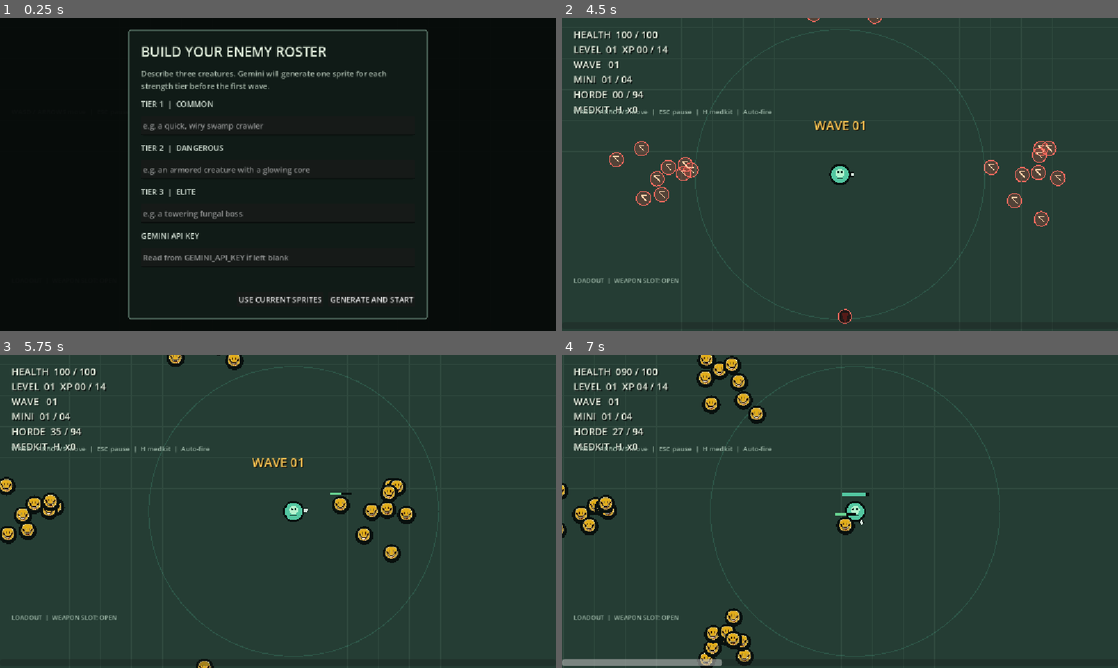
Above: before the commit, frames 1-4 (two rows, left to right).
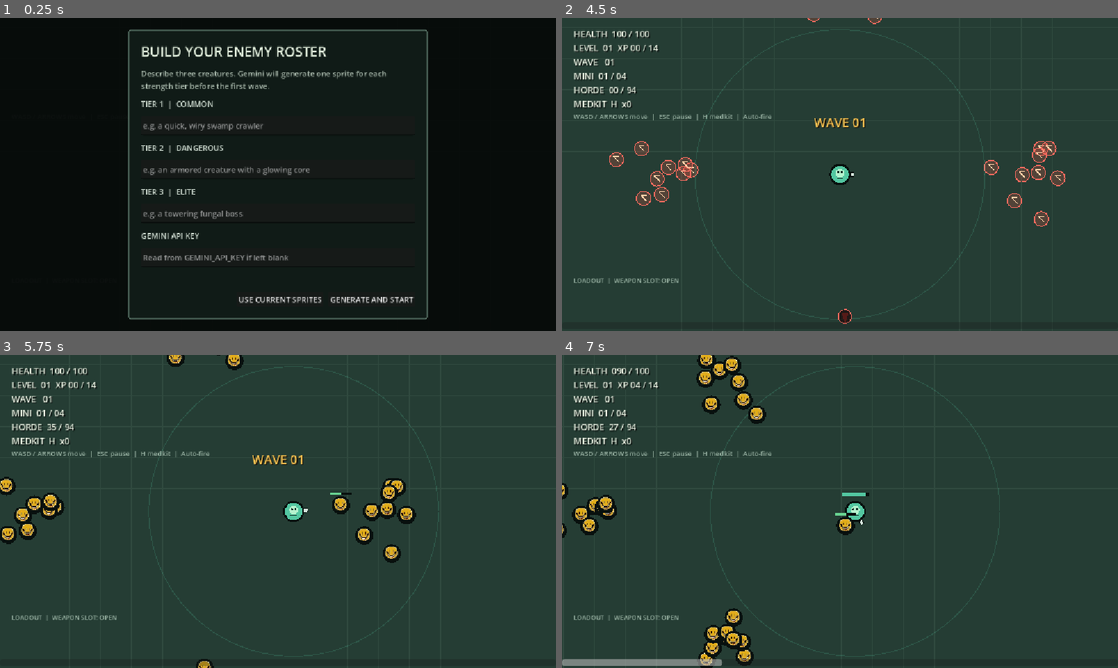
Above: after the commit, the same moments.

Repository: aaaaronn/Tiger-Games
Game: Godot game, scene res://Scenes/main_scene.tscn
Same seed, same stepped clock (60 frames per second), same inputs: the game is played once before the commit and once after it.
Inputs (mouse positions are in pixels of both pictures, inside the frame that each line leads up to):
- Up to frame 1 (0.25 s): no input
- Up to frame 2 (4.5 s): click (840, 124) at 0.52 s; type "12" at 0.6 s; click (840, 168) at 0.75 s; type "12" at 0.83 s; click (840, 212) at 0.98 s; type "12" at 1.07 s; click (840, 259) at 1.27 s; type "12" at 1.35 s; click "GENERATE AND START" at 2 s; click "GENERATE AND START" at 2.75 s; click "GENERATE AND START" at 3.5 s; click "USE CURRENT SPRITES" at 4.25 s
- Up to frame 3 (5.75 s): tap Enter at 5 s; move the mouse to (400, 495) at 5.02 s; hold D (move_right) from 5.03 s (still down); tap H (use_medkit) at 5.1 s; click (400, 495) at 5.17 s
- Up to frame 4 (7 s): release D (move_right) at 5.75 s; drag from (728, 527) to (856, 511) at 5.77 s; move the mouse to (895, 442) at 6.52 s; hold D (move_right) from 6.53 s (still down); tap H (use_medkit) at 6.6 s; click (895, 442) at 6.67 s

The runs differ from the first frame. In frame 2, 2.1% of the frame differs, in the area x 2-55%, y 4-36%; in frame 3, 2.1%; in frame 4, 1.9%.

Commit message:
hey its me, its verity

Diff:
--- a/Scenes/main_scene.tscn
+++ b/Scenes/main_scene.tscn
@@ -2,11 +2,12 @@
 
 [ext_resource type="Script" uid="uid://7ox5phpnnrf6" path="res://Scripts/game.gd" id="1_game"]
 [ext_resource type="Script" uid="uid://ck483hmhfffuw" path="res://Scripts/player_movement.gd" id="2_player"]
-[ext_resource type="Script" path="res://Scripts/card_icon.gd" id="3_card_icon"]
-[ext_resource type="Script" path="res://Scripts/spawn_indicators.gd" id="4_spawn_indicators"]
-[ext_resource type="Script" path="res://Scripts/pause_menu.gd" id="5_pause_menu"]
-[ext_resource type="Script" path="res://Scripts/enemies/enemy_setup_panel.gd" id="6_enemy_setup"]
-[ext_resource type="Script" path="res://Scripts/enemies/gemini_sprite_generator.gd" id="7_sprite_generator"]
+[ext_resource type="Script" uid="uid://wool3dcdi8mv" path="res://Scripts/card_icon.gd" id="3_card_icon"]
+[ext_resource type="Script" uid="uid://jrxogejojg4f" path="res://Scripts/spawn_indicators.gd" id="4_spawn_indicators"]
+[ext_resource type="Script" uid="uid://dv863vusi0wk4" path="res://Scripts/pause_menu.gd" id="5_pause_menu"]
+[ext_resource type="Script" uid="uid://b06und3eogrld" path="res://Scripts/enemies/enemy_setup_panel.gd" id="6_enemy_setup"]
+[ext_resource type="Script" uid="uid://b66j3snulanme" path="res://Scripts/enemies/gemini_sprite_generator.gd" id="7_sprite_generator"]
+[ext_resource type="AudioStream" uid="uid://dn86qfpqjjaly" path="res://Assets/[KARAOKE] It's me, It's Verity - Horror Skunx (official song).mp3" id="8_huasi"]
 
 [sub_resource type="CircleShape2D" id="PlayerShape"]
 radius = 18.0
@@ -18,18 +19,15 @@
 script = ExtResource("1_game")
 
 [node name="Player" type="CharacterBody2D" parent="." unique_id=1745491317]
-position = Vector2(0, 0)
 script = ExtResource("2_player")
 
 [node name="CollisionShape2D" type="CollisionShape2D" parent="Player" unique_id=1092325068]
 shape = SubResource("PlayerShape")
 
-[node name="TargetingArea" type="Area2D" parent="Player"]
+[node name="TargetingArea" type="Area2D" parent="Player" unique_id=890342147]
 collision_layer = 0
-collision_mask = 1
-monitoring = true
-
-[node name="CollisionShape2D" type="CollisionShape2D" parent="Player/TargetingArea"]
+
+[node name="CollisionShape2D" type="CollisionShape2D" parent="Player/TargetingArea" unique_id=337229395]
 shape = SubResource("TargetingShape")
 
 [node name="Camera2D" type="Camera2D" parent="Player" unique_id=1595630863]
@@ -38,7 +36,7 @@
 
 [node name="Interface" type="CanvasLayer" parent="." unique_id=291762001]
 
-[node name="SpawnIndicators" type="Control" parent="Interface"]
+[node name="SpawnIndicators" type="Control" parent="Interface" unique_id=1398576007]
 layout_mode = 3
 anchors_preset = 15
 anchor_right = 1.0
@@ -51,18 +49,23 @@
 [node name="Stats" type="Label" parent="Interface" unique_id=202403630]
 offset_left = 24.0
 offset_top = 20.0
+offset_right = 380.0
+offset_bottom = 174.0
 theme_override_colors/font_color = Color(0.93, 0.96, 0.9, 1)
 theme_override_colors/font_shadow_color = Color(0.04, 0.07, 0.06, 0.8)
 theme_override_constants/shadow_offset_x = 2
 theme_override_constants/shadow_offset_y = 2
-theme_override_font_sizes/font_size = 20
+theme_override_font_sizes/font_size = 18
 
 [node name="Hint" type="Label" parent="Interface" unique_id=675743053]
 offset_left = 24.0
-offset_top = 184.0
+offset_top = 194.0
+offset_right = 440.0
+offset_bottom = 234.0
 theme_override_colors/font_color = Color(0.62, 0.72, 0.66, 1)
 theme_override_font_sizes/font_size = 14
 text = "WASD / ARROWS move  |  ESC pause  |  H medkit  |  Auto-fire"
+autowrap_mode = 3
 
 [node name="WaveBanner" type="Label" parent="Interface" unique_id=1137477351]
 anchors_preset = 8
@@ -70,10 +73,10 @@
 anchor_top = 0.5
 anchor_right = 0.5
 anchor_bottom = 0.5
-offset_left = -160.0
-offset_top = -120.0
-offset_right = 160.0
-offset_bottom = -80.0
+offset_left = -300.0
+offset_top = -126.0
+offset_right = 300.0
+offset_bottom = -78.0
 theme_override_colors/font_color = Color(0.98, 0.77, 0.32, 1)
 theme_override_colors/font_shadow_color = Color(0.08, 0.06, 0.03, 0.9)
 theme_override_constants/shadow_offset_x = 2
@@ -81,35 +84,31 @@
 theme_override_font_sizes/font_size = 26
 horizontal_alignment = 1
 
-[node name="OwnedItems" type="GridContainer" parent="Interface"]
-anchors_preset = 0
-anchor_left = 0.0
+[node name="OwnedItems" type="GridContainer" parent="Interface" unique_id=844591662]
+anchors_preset = 2
 anchor_top = 1.0
-anchor_right = 0.0
 anchor_bottom = 1.0
 offset_left = 24.0
+offset_top = -92.0
 offset_right = 520.0
-offset_top = -92.0
 offset_bottom = -30.0
-columns = 6
 theme_override_constants/h_separation = 8
 theme_override_constants/v_separation = 6
-
-[node name="OwnedLabel" type="Label" parent="Interface"]
-anchors_preset = 0
-anchor_left = 0.0
+columns = 6
+
+[node name="OwnedLabel" type="Label" parent="Interface" unique_id=1463485159]
+anchors_preset = 2
 anchor_top = 1.0
-anchor_right = 0.0
 anchor_bottom = 1.0
 offset_left = 24.0
+offset_top = -114.0
 offset_right = 520.0
-offset_top = -114.0
 offset_bottom = -94.0
 theme_override_colors/font_color = Color(0.62, 0.72, 0.66, 1)
 theme_override_font_sizes/font_size = 13
 text = "LOADOUT  |  WEAPON SLOT: OPEN"
 
-[node name="XpBar" type="ProgressBar" parent="Interface"]
+[node name="XpBar" type="ProgressBar" parent="Interface" unique_id=163418043]
 anchors_preset = 12
 anchor_top = 1.0
 anchor_right = 1.0
@@ -134,7 +133,7 @@
 theme_override_font_sizes/font_size = 30
 text = "CLICK TO RESTART"
 
-[node name="ShopPanel" type="Panel" parent="Interface"]
+[node name="ShopPanel" type="Panel" parent="Interface" unique_id=1608448935]
 anchors_preset = 8
 anchor_left = 0.5
 anchor_top = 0.5
@@ -145,18 +144,160 @@
 offset_right = 540.0
 offset_bottom = 220.0
 
-[node name="PauseOverlay" type="Control" parent="Interface"]
+[node name="ShopTitle" type="Label" parent="Interface/ShopPanel" unique_id=331261244]
+layout_mode = 0
+offset_left = 30.0
+offset_top = 24.0
+offset_right = 590.0
+offset_bottom = 66.0
+theme_override_font_sizes/font_size = 30
+text = "BATTLE BREAK  |  CHOOSE YOUR BUILD"
+horizontal_alignment = 1
+
+[node name="ShopStatus" type="Label" parent="Interface/ShopPanel" unique_id=1279900753]
+layout_mode = 0
+offset_left = 30.0
+offset_top = 68.0
+offset_right = 1090.0
+offset_bottom = 94.0
+theme_override_colors/font_color = Color(0.55, 0.75, 0.66, 1)
+theme_override_font_sizes/font_size = 16
+text = "Choose one card. Purchased cards lock until the next battle."
+horizontal_alignment = 1
+
+[node name="DamageButton" type="Button" parent="Interface/ShopPanel" unique_id=1632297974]
+layout_mode = 0
+offset_left = 35.0
+offset_top = 110.0
+offset_right = 350.0
+offset_bottom = 300.0
+theme_override_font_sizes/font_size = 16
+
+[node name="CardIcon" type="Control" parent="Interface/ShopPanel/DamageButton" unique_id=1426308105]
+anchors_preset = 0
+offset_left = 18.0
+offset_top = 64.0
+offset_right = 86.0
+offset_bottom = 132.0
+mouse_filter = 2
+script = ExtResource("3_card_icon")
+item_kind = "damage"
+
+[node name="CardText" type="Label" parent="Interface/ShopPanel/DamageButton" unique_id=1339714227]
+layout_mode = 0
+offset_left = 98.0
+offset_top = 18.0
+offset_right = 300.0
+offset_bottom = 122.0
+theme_override_colors/font_color = Color(0.93, 0.96, 0.9, 1)
+theme_override_font_sizes/font_size = 14
+vertical_alignment = 1
+autowrap_mode = 3
+
+[node name="CardCost" type="Label" parent="Interface/ShopPanel/DamageButton" unique_id=475790734]
+layout_mode = 0
+offset_left = 98.0
+offset_top = 134.0
+offset_right = 300.0
+offset_bottom = 176.0
+theme_override_colors/font_color = Color(0.98, 0.77, 0.32, 1)
+theme_override_font_sizes/font_size = 16
+horizontal_alignment = 1
+vertical_alignment = 1
+
+[node name="FireRateButton" type="Button" parent="Interface/ShopPanel" unique_id=324017939]
+layout_mode = 0
+offset_left = 370.0
+offset_top = 110.0
+offset_right = 685.0
+offset_bottom = 300.0
+theme_override_font_sizes/font_size = 16
+
+[node name="CardIcon" type="Control" parent="Interface/ShopPanel/FireRateButton" unique_id=227501130]
+anchors_preset = 0
+offset_left = 18.0
+offset_top = 64.0
+offset_right = 86.0
+offset_bottom = 132.0
+mouse_filter = 2
+script = ExtResource("3_card_icon")
+item_kind = "rapid"
+
+[node name="CardText" type="Label" parent="Interface/ShopPanel/FireRateButton" unique_id=1649032322]
+layout_mode = 0
+offset_left = 98.0
+offset_top = 18.0
+offset_right = 300.0
+offset_bottom = 122.0
+theme_override_colors/font_color = Color(0.93, 0.96, 0.9, 1)
+theme_override_font_sizes/font_size = 14
+vertical_alignment = 1
+autowrap_mode = 3
+
+[node name="CardCost" type="Label" parent="Interface/ShopPanel/FireRateButton" unique_id=834489682]
+layout_mode = 0
+offset_left = 98.0
+offset_top = 134.0
+offset_right = 300.0
+offset_bottom = 176.0
+theme_override_colors/font_color = Color(0.98, 0.77, 0.32, 1)
+theme_override_font_sizes/font_size = 16
+horizontal_alignment = 1
+vertical_alignment = 1
+
+[node name="SpeedButton" type="Button" parent="Interface/ShopPanel" unique_id=165963389]
+layout_mode = 0
+offset_left = 705.0
+offset_top = 110.0
+offset_right = 1020.0
+offset_bottom = 300.0
+theme_override_font_sizes/font_size = 16
+
+[node name="CardIcon" type="Control" parent="Interface/ShopPanel/SpeedButton" unique_id=1160058263]
+anchors_preset = 0
+offset_left = 18.0
+offset_top = 64.0
+offset_right = 86.0
+offset_bottom = 132.0
+mouse_filter = 2
+script = ExtResource("3_card_icon")
+item_kind = "speed"
+
+[node name="CardText" type="Label" parent="Interface/ShopPanel/SpeedButton" unique_id=1793524082]
+layout_mode = 0
+offset_left = 98.0
+offset_top = 18.0
+offset_right = 300.0
+offset_bottom = 122.0
+theme_override_colors/font_color = Color(0.93, 0.96, 0.9, 1)
+theme_override_font_sizes/font_size = 14
+vertical_alignment = 1
+autowrap_mode = 3
+
+[node name="CardCost" type="Label" parent="Interface/ShopPanel/SpeedButton" unique_id=1621068988]
+layout_mode = 0
+offset_left = 98.0
+offset_top = 134.0
+offset_right = 300.0
+offset_bottom = 176.0
+theme_override_colors/font_color = Color(0.98, 0.77, 0.32, 1)
+theme_override_font_sizes/font_size = 16
+horizontal_alignment = 1
+vertical_alignment = 1
+
+[node name="PauseOverlay" type="Control" parent="Interface" unique_id=1974687425]
+process_mode = 3
 visible = false
+layout_mode = 3
 anchors_preset = 15
 anchor_right = 1.0
 anchor_bottom = 1.0
 grow_horizontal = 2
 grow_vertical = 2
-process_mode = 3
 script = ExtResource("5_pause_menu")
 
-[node name="Dimmer" type="ColorRect" parent="Interface/PauseOverlay"]
-anchors_preset = 15
+[node name="Dimmer" type="ColorRect" parent="Interface/PauseOverlay" unique_id=953257628]
+layout_mode = 0
 anchor_right = 1.0
 anchor_bottom = 1.0
 grow_horizontal = 2
@@ -164,8 +305,8 @@
 mouse_filter = 2
 color = Color(0.02, 0.04, 0.04, 0.72)
 
-[node name="Panel" type="Panel" parent="Interface/PauseOverlay"]
-anchors_preset = 8
+[node name="Panel" type="Panel" parent="Interface/PauseOverlay" unique_id=1022863885]
+layout_mode = 0
 anchor_left = 0.5
 anchor_top = 0.5
 anchor_right = 0.5
@@ -175,7 +316,8 @@
 offset_right = 190.0
 offset_bottom = 110.0
 
-[node name="Title" type="Label" parent="Interface/PauseOverlay/Panel"]
+[node name="Title" type="Label" parent="Interface/PauseOverlay/Panel" unique_id=1291767489]
+layout_mode = 0
 offset_left = 30.0
 offset_top = 26.0
 offset_right = 350.0
@@ -185,7 +327,8 @@
 horizontal_alignment = 1
 vertical_alignment = 1
 
-[node name="Hint" type="Label" parent="Interface/PauseOverlay/Panel"]
+[node name="Hint" type="Label" parent="Interface/PauseOverlay/Panel" unique_id=538510391]
+layout_mode = 0
 offset_left = 30.0
 offset_top = 78.0
 offset_right = 350.0
@@ -194,7 +337,8 @@
 text = "Press ESC or select Resume"
 horizontal_alignment = 1
 
-[node name="ResumeButton" type="Button" parent="Interface/PauseOverlay/Panel"]
+[node name="ResumeButton" type="Button" parent="Interface/PauseOverlay/Panel" unique_id=1116935797]
+layout_mode = 0
 offset_left = 100.0
 offset_top = 132.0
 offset_right = 280.0
@@ -202,145 +346,7 @@
 theme_override_font_sizes/font_size = 20
 text = "RESUME"
 
-[node name="ShopTitle" type="Label" parent="Interface/ShopPanel"]
-offset_left = 30.0
-offset_top = 24.0
-offset_right = 590.0
-offset_bottom = 66.0
-theme_override_font_sizes/font_size = 30
-text = "BATTLE BREAK  |  CHOOSE YOUR BUILD"
-horizontal_alignment = 1
-
-[node name="ShopStatus" type="Label" parent="Interface/ShopPanel"]
-offset_left = 30.0
-offset_top = 68.0
-offset_right = 1090.0
-offset_bottom = 94.0
-theme_override_colors/font_color = Color(0.55, 0.75, 0.66, 1)
-theme_override_font_sizes/font_size = 16
-text = "Choose one card. Purchased cards lock until the next battle."
-horizontal_alignment = 1
-
-[node name="DamageButton" type="Button" parent="Interface/ShopPanel"]
-offset_left = 35.0
-offset_top = 110.0
-offset_right = 350.0
-offset_bottom = 300.0
-theme_override_font_sizes/font_size = 16
-text = ""
-
-[node name="CardIcon" type="Control" parent="Interface/ShopPanel/DamageButton"]
-layout_mode = 0
-offset_left = 18.0
-offset_top = 64.0
-offset_right = 86.0
-offset_bottom = 132.0
-mouse_filter = 2
-script = ExtResource("3_card_icon")
-item_kind = "damage"
-
-[node name="CardText" type="Label" parent="Interface/ShopPanel/DamageButton"]
-layout_mode = 0
-offset_left = 98.0
-offset_top = 18.0
-offset_right = 300.0
-offset_bottom = 172.0
-theme_override_colors/font_color = Color(0.93, 0.96, 0.9, 1)
-theme_override_font_sizes/font_size = 15
-mouse_filter = 2
-vertical_alignment = 1
-
-[node name="CardCost" type="Label" parent="Interface/ShopPanel/DamageButton"]
-layout_mode = 0
-offset_left = 98.0
-offset_top = 128.0
-offset_right = 300.0
-offset_bottom = 170.0
-theme_override_colors/font_color = Color(0.98, 0.77, 0.32, 1)
-theme_override_font_sizes/font_size = 22
-mouse_filter = 2
-
-
-[node name="FireRateButton" type="Button" parent="Interface/ShopPanel"]
-offset_left = 370.0
-offset_top = 110.0
-offset_right = 685.0
-offset_bottom = 300.0
-theme_override_font_sizes/font_size = 16
-text = ""
-
-[node name="CardIcon" type="Control" parent="Interface/ShopPanel/FireRateButton"]
-layout_mode = 0
-offset_left = 18.0
-offset_top = 64.0
-offset_right = 86.0
-offset_bottom = 132.0
-mouse_filter = 2
-script = ExtResource("3_card_icon")
-item_kind = "rapid"
-
-[node name="CardText" type="Label" parent="Interface/ShopPanel/FireRateButton"]
-layout_mode = 0
-offset_left = 98.0
-offset_top = 18.0
-offset_right = 300.0
-offset_bottom = 172.0
-theme_override_colors/font_color = Color(0.93, 0.96, 0.9, 1)
-theme_override_font_sizes/font_size = 15
-mouse_filter = 2
-vertical_alignment = 1
-
-[node name="CardCost" type="Label" parent="Interface/ShopPanel/FireRateButton"]
-layout_mode = 0
-offset_left = 98.0
-offset_top = 128.0
-offset_right = 300.0
-offset_bottom = 170.0
-theme_override_colors/font_color = Color(0.98, 0.77, 0.32, 1)
-theme_override_font_sizes/font_size = 22
-mouse_filter = 2
-
-
-[node name="SpeedButton" type="Button" parent="Interface/ShopPanel"]
-offset_left = 705.0
-offset_top = 110.0
-offset_right = 1020.0
-offset_bottom = 300.0
-theme_override_font_sizes/font_size = 16
-text = ""
-
-[node name="CardIcon" type="Control" parent="Interface/ShopPanel/SpeedButton"]
-layout_mode = 0
-offset_left = 18.0
-offset_top = 64.0
-offset_right = 86.0
-offset_bottom = 132.0
-mouse_filter = 2
-script = ExtResource("3_card_icon")
-item_kind = "speed"
-
-[node name="CardText" type="Label" parent="Interface/ShopPanel/SpeedButton"]
-layout_mode = 0
-offset_left = 98.0
-offset_top = 18.0
-offset_right = 300.0
-offset_bottom = 172.0
-theme_override_colors/font_color = Color(0.93, 0.96, 0.9, 1)
-theme_override_font_sizes/font_size = 15
-mouse_filter = 2
-vertical_alignment = 1
-
-[node name="CardCost" type="Label" parent="Interface/ShopPanel/SpeedButton"]
-layout_mode = 0
-offset_left = 98.0
-offset_top = 128.0
-offset_right = 300.0
-offset_bottom = 170.0
-theme_override_colors/font_color = Color(0.98, 0.77, 0.32, 1)
-theme_override_font_sizes/font_size = 22
-mouse_filter = 2
-
-[node name="EnemySetup" type="Control" parent="Interface"]
+[node name="EnemySetup" type="Control" parent="Interface" unique_id=146280987]
 layout_mode = 3
 anchors_preset = 15
 anchor_right = 1.0
@@ -349,5 +355,9 @@
 grow_vertical = 2
 script = ExtResource("6_enemy_setup")
 
-[node name="GeminiSpriteGenerator" type="Node" parent="."]
+[node name="GeminiSpriteGenerator" type="Node" parent="." unique_id=807778383]
 script = ExtResource("7_sprite_generator")
+
+[node name="AudioStreamPlayer" type="AudioStreamPlayer" parent="." unique_id=770405172]
+stream = ExtResource("8_huasi")
+autoplay = true
--- a/project.godot
+++ b/project.godot
@@ -54,14 +54,15 @@
 , Object(InputEventKey,"resource_local_to_scene":false,"resource_name":"","device":-1,"window_id":0,"alt_pressed":false …(186 unchanged characters)…
 ]
 }
-
 use_medkit={
 "deadzone": 0.2,
-"events": [Object(InputEventKey,"resource_local_to_scene":fa …(211 unchanged characters)… "location":0,"echo":false,"script":null)]
+"events": [Object(InputEventKey,"resource_local_to_scene":fa …(211 unchanged characters)… "location":0,"echo":false,"script":null)
+]
 }
 pause_game={
 "deadzone": 0.2,
-"events": [Object(InputEventKey,"resource_local_to_scene":fa …(214 unchanged characters)… "location":0,"echo":false,"script":null)]
+"events": [Object(InputEventKey,"resource_local_to_scene":fa …(214 unchanged characters)… "location":0,"echo":false,"script":null)
+]
 }
 
 [physics]
Not shown, added: Assets/[KARAOKE] It's me, It's Verity - Horror Skunx (official song).mp3.import
Not shown, added: Assets/[KARAOKE] It's me, It's Verity - Horror Skunx (official song).mp3
